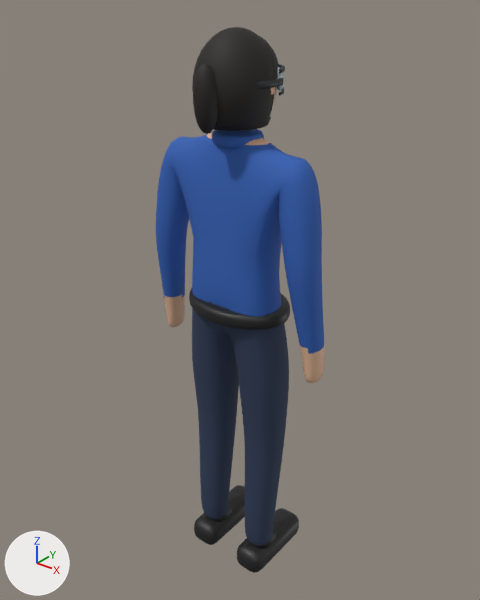
Two versions of the glTF model public/assets/models/character.glb, one commit apart.
Both versions are drawn from a 50 mm camera at (1.13, -1.406, 1.857) aimed at (-0.029, 0.042, 0.959). Lighting does not change. The marker at lower left points along +X, +Y and +Z. The picture after the commit comes second. Vertices at exactly the same position are counted once.

Objects in the first picture: 'Body', 'Hair_Bob', 'Hair_Tied' and 2 more.
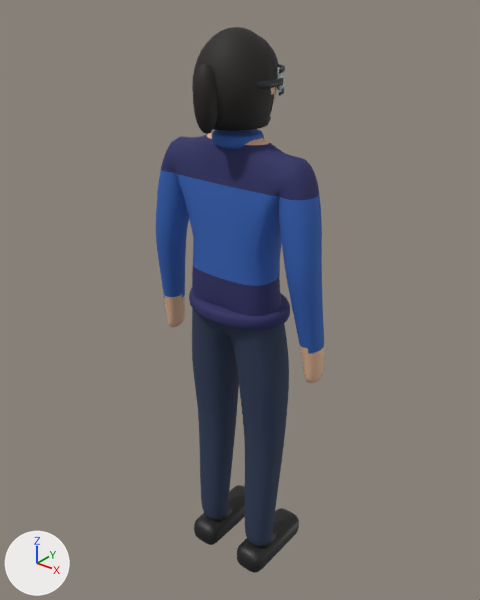
The edits, one by one:
Material 'Trim' (mat_trim) is new.
Its base color is (0.0242, 0.0262, 0.127) (dark blue #2b2d64).
Its roughness is 0.8.
me_bodyskel is used by ob_body; location (0.0, 0.0, 0.0).
me_bodyskel had 4010 vertices, 7976 faces and spanned x -0.3..0.3, y -0.12..0.19, z 0.0..1.72.
me_bodyskel now has 4134 vertices, 8224 faces and spans x -0.3..0.3, y -0.12..0.19, z 0.0..1.72.
me_bodyskel part 1: 6 vertices moved within x -0.26..0.26, y -0.04..0.05, z 1.36; 68 vertices added at x -0.26..0.26, y -0.07..0.06, z 1.36.
me_bodyskel part 2: 56 vertices added at x -0.29..0.29, y -0.09..0.08, z 1.09.
me_bodyskel part 3: 322 faces spanning x -0.25..0.25, y -0.09..0.09, z 0.93..1.47 switch from mat_top (blue #2f5fb3) to mat_trim (dark blue #2b2d64).
me_bodyskel part 4: 380 faces spanning x -0.17..0.17, y -0.12..0.12, z 0.95..1.0 switch from mat_shoes (black #1c1c1c) to mat_trim (dark blue #2b2d64).

Where the change shows, as pixel boxes [x1, y1, x2, y2] in the pictures (480 x 600 px):
part 1 of me_bodyskel, reshaped
    before: [300, 182, 318, 210]
    after: [161, 160, 319, 210]
part 2 of me_bodyskel, added
    after: [157, 247, 322, 304]
part 3 of me_bodyskel, recoloured (blue to dark blue)
    both: [163, 134, 317, 316]
part 4 of me_bodyskel, recoloured (black to dark blue)
    both: [189, 288, 290, 330]
